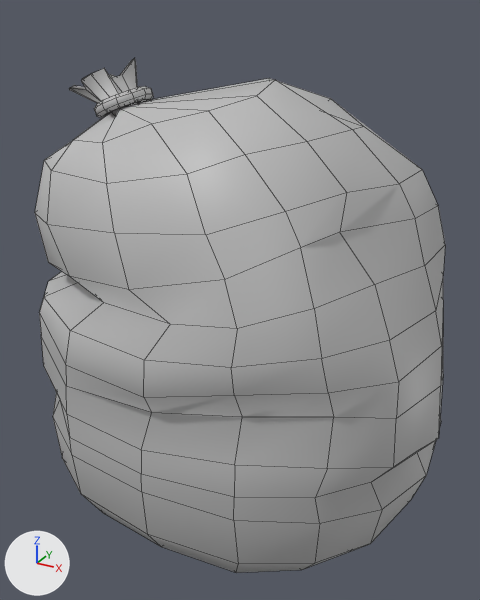
Before and after pictures for a commit that changed the FBX model Danki2/Assets/Meshes/Environment/Manmade/Village/Sack2_prop_static_mesh.fbx.
Camera for both pictures: a 50 mm camera at (-6.012, 3.364, 1.001) aimed at (-6.833, 4.856, 0.255). The lights are fixed; the arrows at lower left show +X, +Y and +Z. Mesh edges are drawn as thin lines. Where no turn or scale is listed for an object, it has been applied to the vertices.

The first picture shows 'Sack2'.
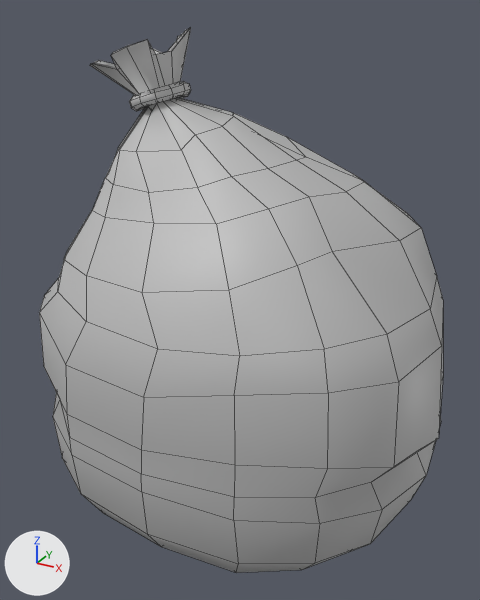
What the commit changed:
me_mesh is used by ob_sack2; location (-6.845, 4.874, 0.265).
me_mesh had 390 vertices, 404 faces and spanned x -0.599..0.599, y -0.521..0.521, z -0.613..0.613.
me_mesh now has 358 vertices, 372 faces and spans x -0.599..0.599, y -0.519..0.521, z -0.613..0.691.
me_mesh part 1: a new loose piece of 84 vertices spanning x -0.308..-0.15, y -0.105..0.074, z 0.485..0.562, in mat_lambert1 (grey #bcbcbc).
Part 2, on me_mesh:
117 vertices are removed from x -0.589..0.582, y -0.488..0.519, z -0.115..0.544.
148 faces are deleted.
144 vertices move from x -0.556..0.542, y -0.521..0.521, z 0.019..0.613 to x -0.539..0.529, y -0.469..0.468, z 0.022..0.691.
1 vertex is added at (-0.233, -0.024, 0.518).
32 new faces join them.

Boxes [x1, y1, x2, y2] around the edits, measured in the pictures (480 x 600 px):
'Sack2', reshaped: before [35, 58, 445, 573]; after [39, 28, 443, 573]
part 1 of me_mesh, added: after [129, 81, 191, 111]
part 2 of me_mesh, cut back: before [39, 58, 445, 469]; after [39, 28, 443, 469]
